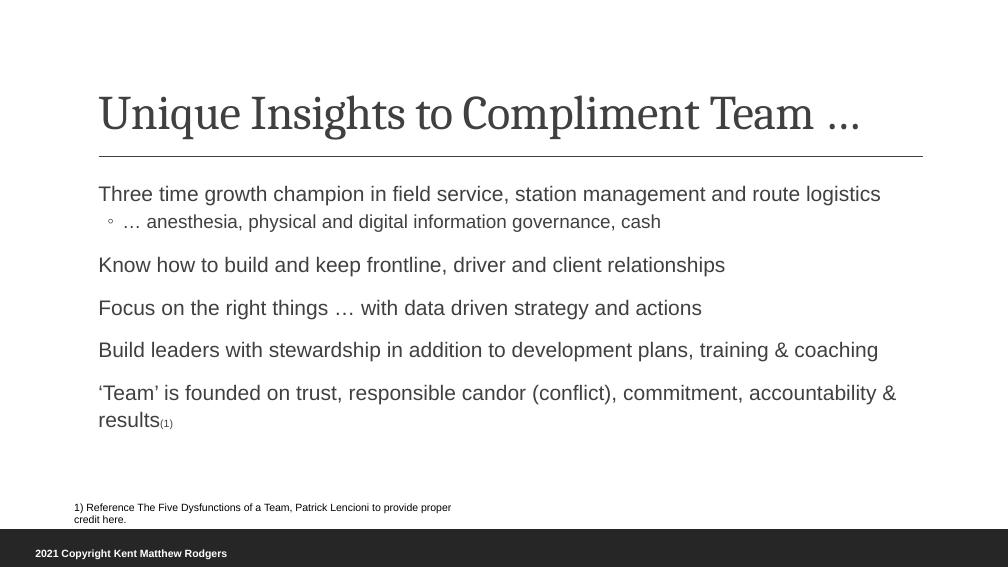
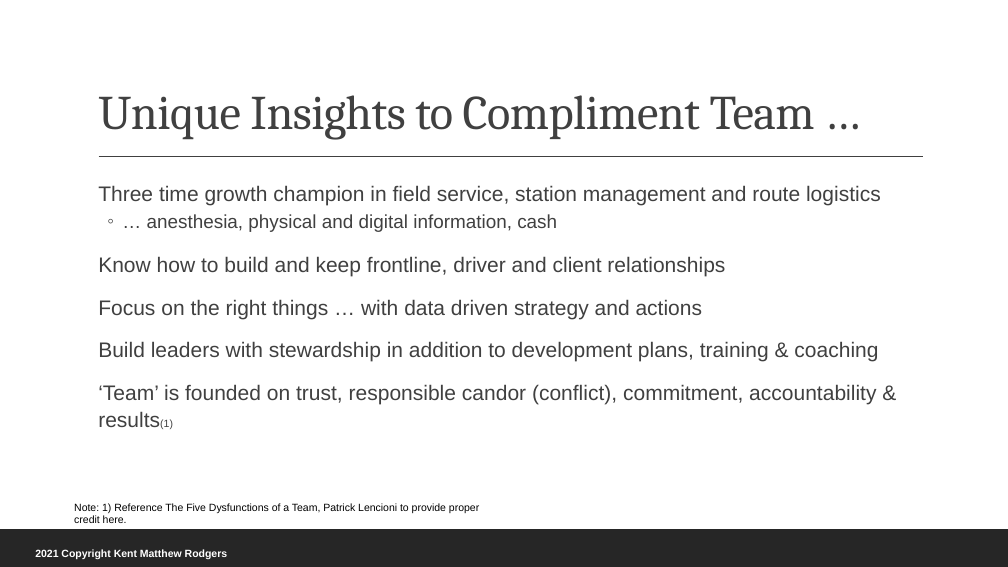
Before and after one commit to rodgerskent/package-delivery, a slide deck: slide 10 of 210112_PackageDelivery_Presentation.pptx (slide 9 before the commit). Drawn at 1008x567 pixels with LibreOffice and Linux fonts; fonts in the diff are those of the drawing. Boxes give left, top, right and bottom in pixels: in the first picture for what was removed or moved away, otherwise in the second. Text is boxed around its words. In the diff, an @@ line names an element or a change of style, - is before the commit and + after.

```diff
--- a/210112_PackageDelivery_Presentation.pptx
+++ b/210112_PackageDelivery_Presentation.pptx
@@ text at (147, 214, 557, 232): text changed @@
-  ◦ … anesthesia, physical and digital information governance, cash
+  ◦ … anesthesia, physical and digital information, cash
@@ text at (74, 503, 479, 523): text changed @@
-1) Reference The Five Dysfunctions of a Team, Patrick Lencioni to provide proper credit here.
+Note: 1) Reference The Five Dysfunctions of a Team, Patrick Lencioni to provide proper credit here.
```
Also in this commit, not shown: 6 other slides changed, 1 slide added, 1 other file.
